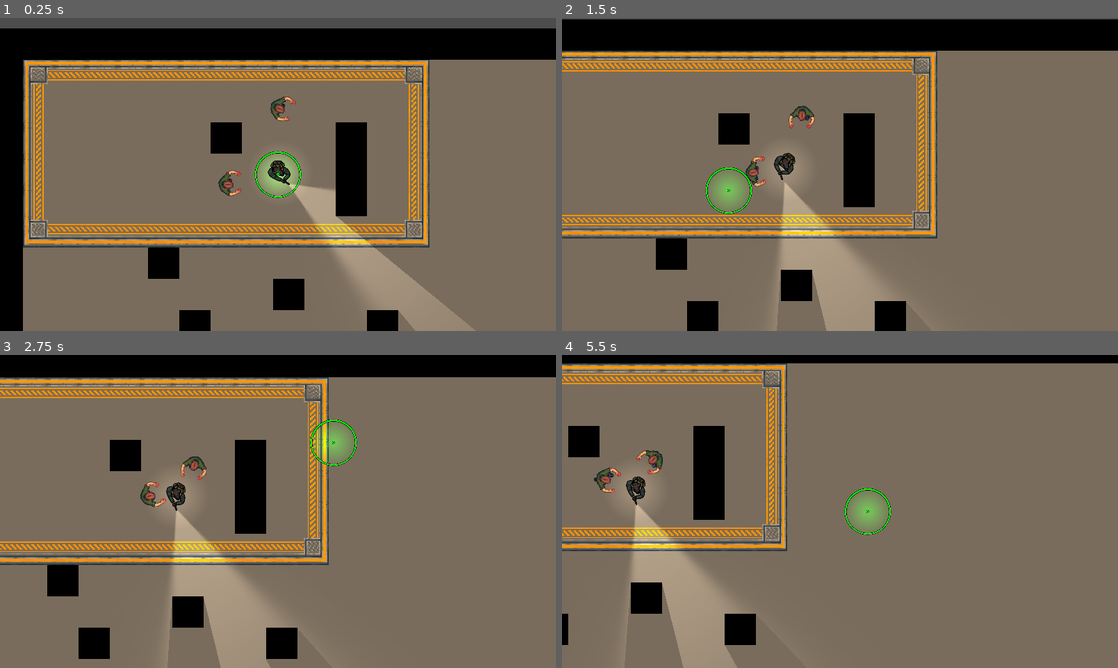
Above: before the commit, frames 1-4 (two rows, left to right).
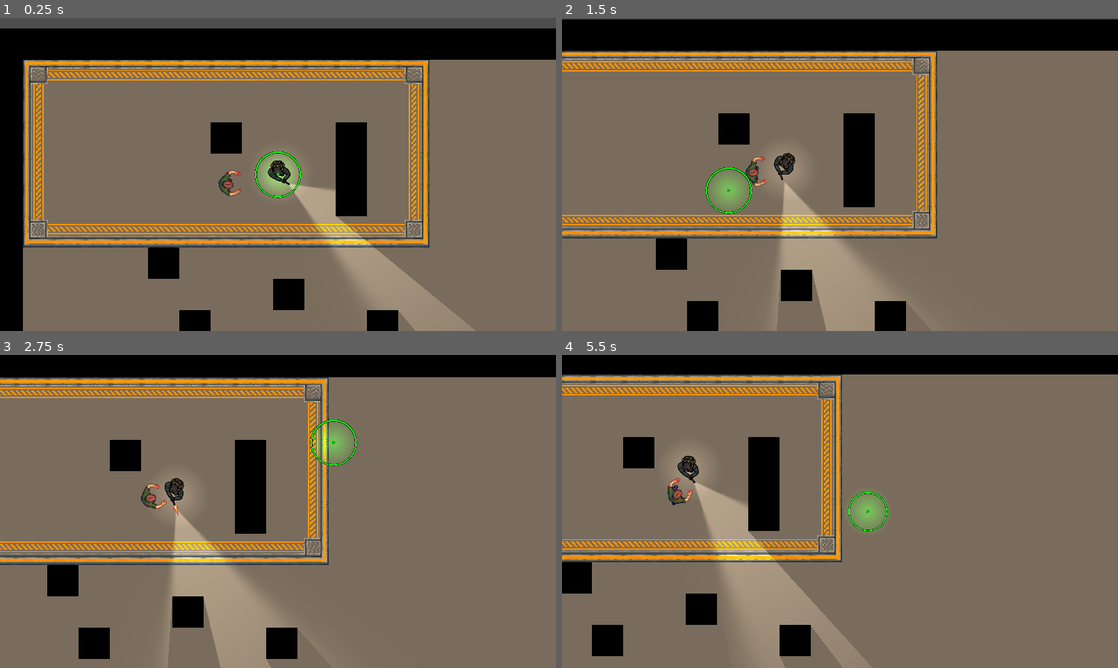
Above: after the commit, the same moments.

Repository: csj9703/Topdown-Survival
Game: Godot game, scene res://Game.tscn
Two runs of this game, one before a commit and one after it. Both use one fixed random seed, a clock stepped at 60 frames per second and the inputs below.
Inputs (mouse positions are in pixels of both pictures, inside the frame that each line leads up to):
- Up to frame 1 (0.25 s): no input
- Up to frame 2 (1.5 s): move the mouse to (962, 158) at 0.52 s; hold D (move_right) 0.53-1.28 s; hold Right mouse button (aim) 0.53-1.28 s; move the mouse to (728, 190) at 1.27 s; hold S (move_down) from 1.28 s (still down); tap E (melee) at 1.35 s
- Up to frame 3 (2.75 s): move the mouse to (333, 442) at 2.02 s; release S (move_down) at 2.03 s; press the mouse at (333, 442) at 2.03 s; hold D (move_right) from 2.03 s (still down)
- Up to frame 4 (5.5 s): move the mouse to (812, 574) at 2.77 s; release D (move_right) at 2.78 s; release the mouse at (812, 574) at 2.78 s; hold W (move_up) 2.78-3.53 s; right-click (812, 574) at 2.85 s; move the mouse to (1006, 558) at 3.52 s; hold E (melee) 3.53-4.28 s; hold A (move_left) 3.53-5.03 s; move the mouse to (673, 464) at 4.27 s; click (673, 464) at 4.35 s; move the mouse to (867, 511) at 5.02 s; hold S (move_down) from 5.03 s (still down); hold Right mouse button (aim) from 5.03 s (still down)

The runs differ from the first frame. In frame 1, 0.2% of the frame differs, in the area x 48-54%, y 25-34%; in frame 2, 0.2%; in frame 3, 0.7%; in frame 4, 28%, in the area x 0-100%, y 2-100%.

Commit message:
Fixed 2D collision sticking issue with by changing move_and_slide() to move_and_collide()

Diff:
--- a/Bullet.tscn
+++ b/Bullet.tscn
@@ -6,6 +6,8 @@
 
 [node name="Bullet" type="RigidBody2D"]
 scale = Vector2(0.1, 0.1)
+collision_layer = 2
+collision_mask = 2
 mass = 0.5
 gravity_scale = 0.0
 
--- a/Game.tscn
+++ b/Game.tscn
@@ -170,9 +170,6 @@
 [node name="Zombie" parent="." instance=ExtResource("4_ldpkp")]
 position = Vector2(180, 119)
 
-[node name="Zombie3" parent="." instance=ExtResource("4_ldpkp")]
-position = Vector2(220, 61)
-
 [node name="CanvasModulate" type="CanvasModulate" parent="."]
 visible = false
 position = Vector2(0, 4.54747e-13)
--- a/Player.gd
+++ b/Player.gd
@@ -92,7 +92,7 @@
 func _physics_process(delta) -> void:
 	if can_move:
 		get_input()
-		move_and_slide()
+		move_and_collide(velocity * delta)
 
 	if is_stunned:
 		stun_timer -= delta
--- a/Player.tscn
+++ b/Player.tscn
@@ -394,7 +394,6 @@
 vframes = 9
 
 [node name="HitBox" type="Area2D" parent="Sprite2D"]
-visible = false
 position = Vector2(99.345, 17.655)
 rotation = -0.507891
 scale = Vector2(1.105, 1.105)
@@ -409,7 +408,6 @@
 debug_color = Color(0.964706, 0, 0, 0.419608)
 
 [node name="HurtBox" type="Area2D" parent="Sprite2D"]
-visible = false
 position = Vector2(-4.5, 15.89)
 scale = Vector2(8.69, 4.62)
 skew = 0.18675
@@ -422,6 +420,7 @@
 debug_color = Color(0.667524, 0.510165, 0.0430527, 0.42)
 
 [node name="PlayerMeleeRange" type="Area2D" parent="Sprite2D"]
+visible = false
 script = ExtResource("7_lwm8b")
 
 [node name="CollisionShape2D" type="CollisionShape2D" parent="Sprite2D/PlayerMeleeRange"]
--- a/Zombie.gd
+++ b/Zombie.gd
@@ -19,7 +19,7 @@
 
 		var direction = Vector2(cos(rotation), sin(rotation)).normalized()
 		velocity = direction * move_speed
-		move_and_slide()
+		move_and_collide(velocity * _delta)
 
 	if is_attacking:
 		attack_timer -= _delta
--- a/Zombie.tscn
+++ b/Zombie.tscn
@@ -258,6 +258,7 @@
 script = ExtResource("6_wnkb8")
 
 [node name="CollisionShape2D" type="CollisionShape2D" parent="Sprite2D/ZombieMeleeRange"]
+visible = false
 position = Vector2(101.115, 0)
 scale = Vector2(4.34, 4.4)
 shape = SubResource("CapsuleShape2D_momg2")
Not shown: 1 places in Zombie.tscn that only renumber resources
